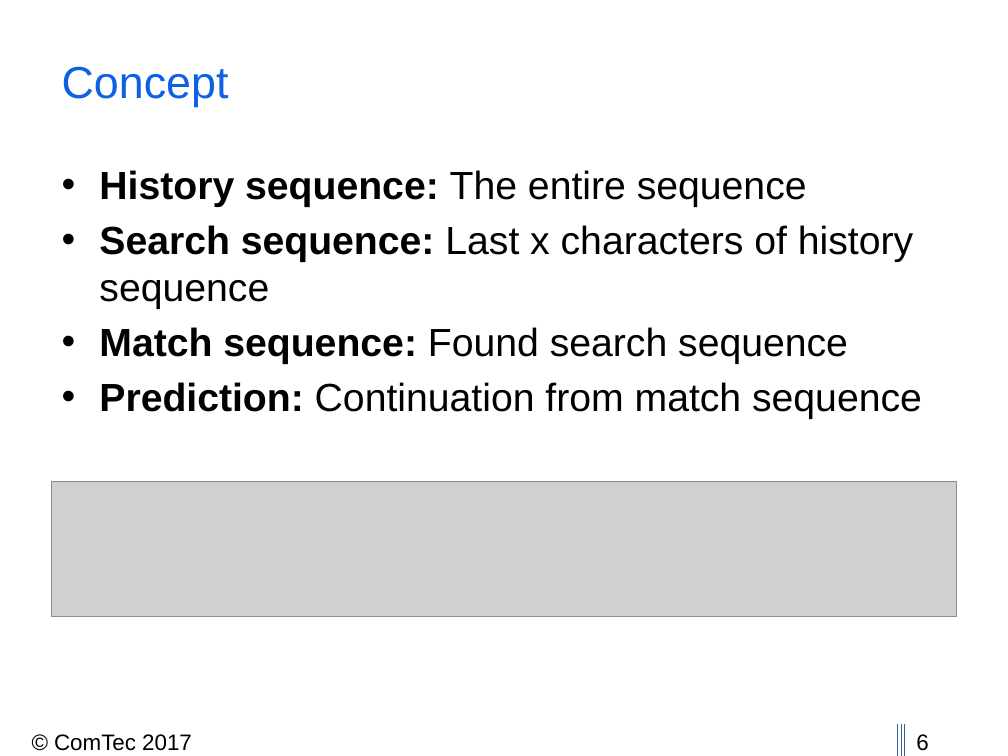
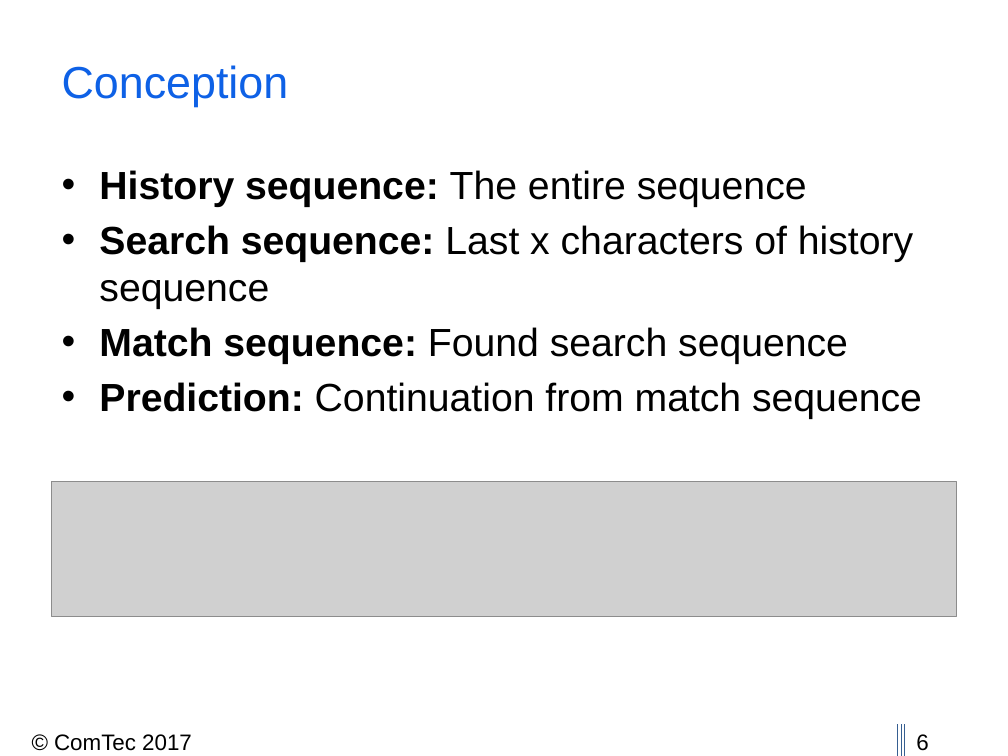
Before and after one commit to thedrayman/ct2-alignment, a slide deck: slide 6 of Presentation/CT2_2017_Alignment.pptx. Drawn at 1008x756 pixels with LibreOffice and Linux fonts; fonts in the diff are those of the drawing; grey boxes stand for pictures; background and template pictures are left out. Boxes give left, top, right and bottom in pixels: in the first picture for what was removed or moved away, otherwise in the second. Text is boxed around its words. In the diff, an @@ line names an element or a change of style, - is before the commit and + after.

Commit message:
added more to presentation and added sw baba image for paper (not in text)

```diff
--- a/Presentation/CT2_2017_Alignment.pptx
+++ b/Presentation/CT2_2017_Alignment.pptx
@@ title at (62,65,289,107): text changed @@
-Concept
+Conception
```
Also in this commit, not shown: 6 other slides changed, 8 slides added, 3 slides removed, 4 other files.
